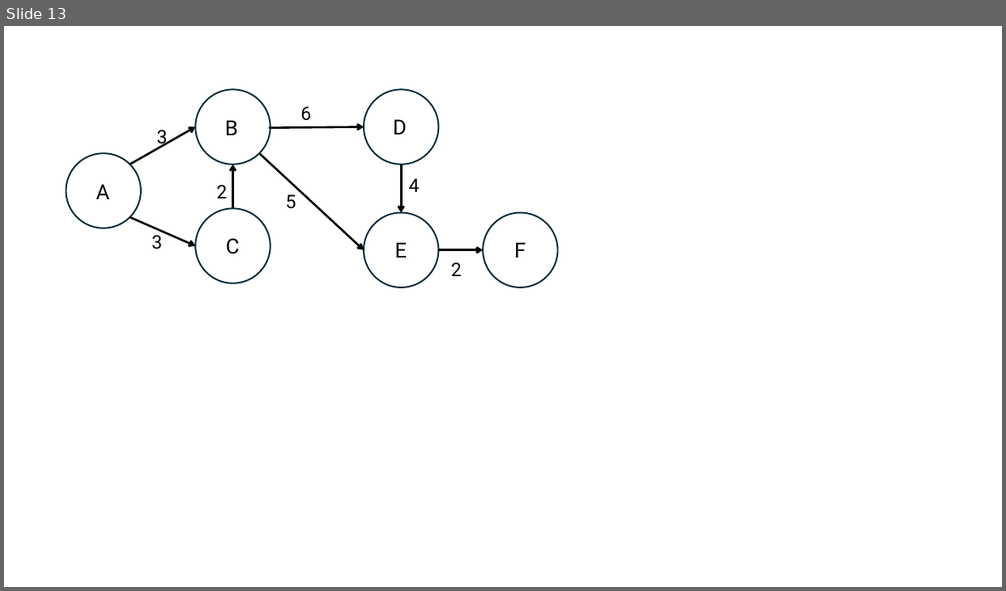
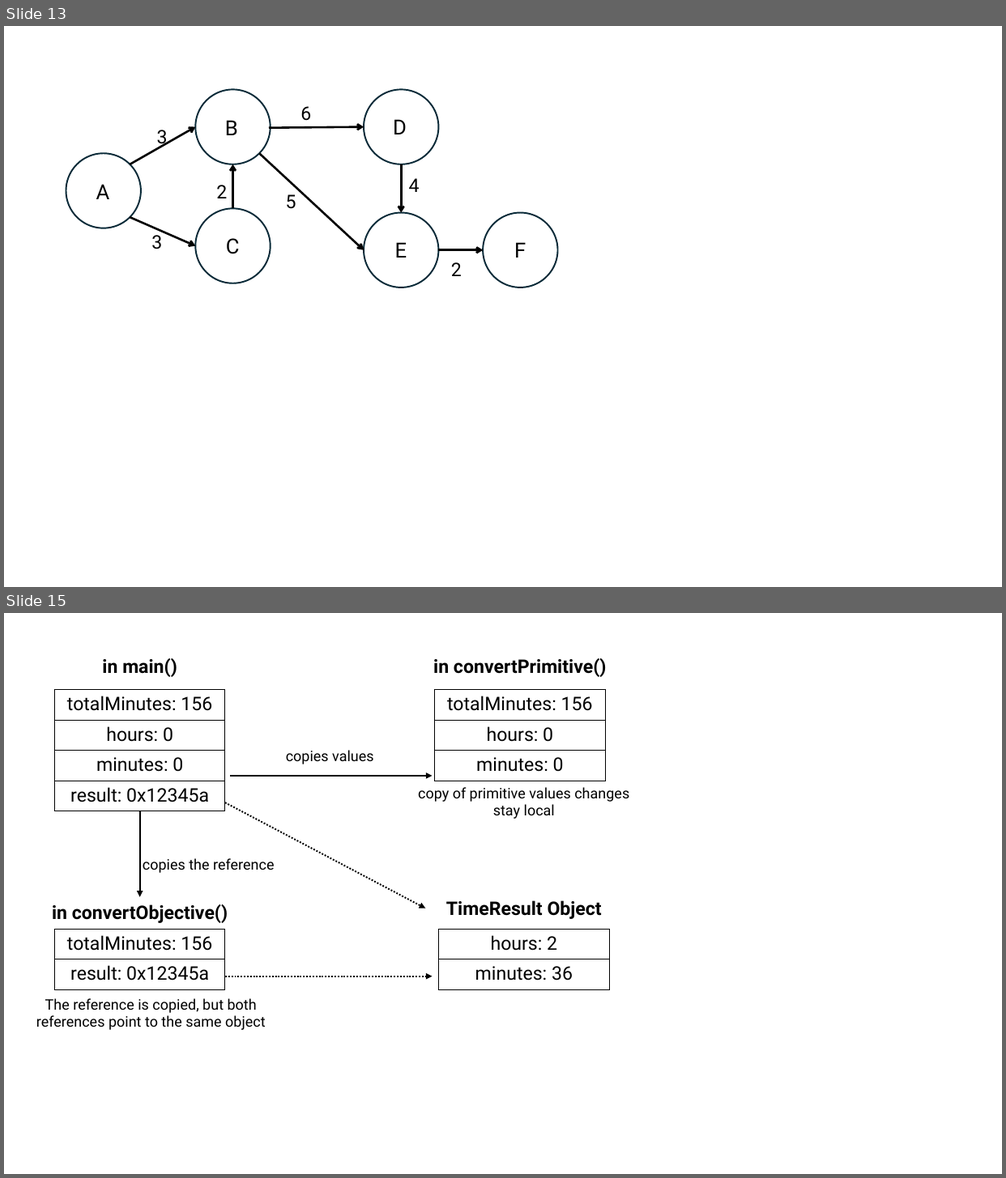
Before and after one commit to lzhang404/lzhang404.github.io, a slide deck: _static/images/concurrency/Presentation1.pptx. Shown one above the other, each under a label of ours: slide 13 before the commit, slides 13 and 15 after it; the slides between them are not shown. The pictures are 1006x591 and 1006x1178 pixels, drawn with LibreOffice and Linux fonts; fonts in the diff are those of the drawing. Boxes give left, top, right and bottom in pixels: in the first picture for what was removed or moved away, otherwise in the second. Text is boxed around its words. In the diff, an @@ line names an element or a change of style, - is before the commit and + after.

```diff
--- a/_static/images/concurrency/Presentation1.pptx
+++ b/_static/images/concurrency/Presentation1.pptx
@@ slide 15 added at bbox=[4, 613, 1002, 1174], background #FFFFFF @@
@@ text added at bbox=[102, 658, 177, 677], 18 pt, text #000000, bold @@
+in main()
@@ text added at bbox=[433, 658, 607, 677], 18 pt, text #000000, bold @@
+in convertPrimitive()
@@ table added at bbox=[55, 690, 226, 811], 4 rows, 1 columns @@
+totalMinutes: 156
+hours: 0
+minutes: 0
+result: 0x12345a
@@ table added at bbox=[434, 690, 605, 781], 3 rows, 1 columns @@
+totalMinutes: 156
+hours: 0
+minutes: 0
@@ text added at bbox=[286, 750, 374, 764], 14 pt, text #000000 @@
+copies values
@@ arrow added from (230, 776) to (432, 776), #000000 1.5 pt @@
@@ arrow added from (225, 803) to (425, 909), #000000 1.5 pt dashed @@
@@ text added at bbox=[418, 787, 629, 819], 14 pt, text #000000 @@
+copy of primitive values changes stay local
@@ arrow added from (140, 811) to (140, 897), #000000 1.5 pt @@
@@ text added at bbox=[143, 858, 274, 873], 14 pt, text #000000 @@
+copies the reference
@@ text added at bbox=[446, 901, 602, 919], 18 pt, text #000000, bold @@
+TimeResult Object
@@ text added at bbox=[52, 905, 228, 923], 18 pt, text #000000, bold @@
+in convertObjective()
@@ table added at bbox=[55, 930, 226, 990], 2 rows, 1 columns @@
+totalMinutes: 156
+result: 0x12345a
@@ table added at bbox=[439, 930, 610, 990], 2 rows, 1 columns @@
+hours: 2
+minutes: 36
@@ arrow added from (225, 977) to (432, 977), #000000 1.5 pt dashed @@
@@ text added at bbox=[36, 999, 265, 1030], 14 pt, text #000000 @@
+The reference is copied, but both references point to the same object
```
Also in this commit, not shown: 6 other slides added, 58 other files.
